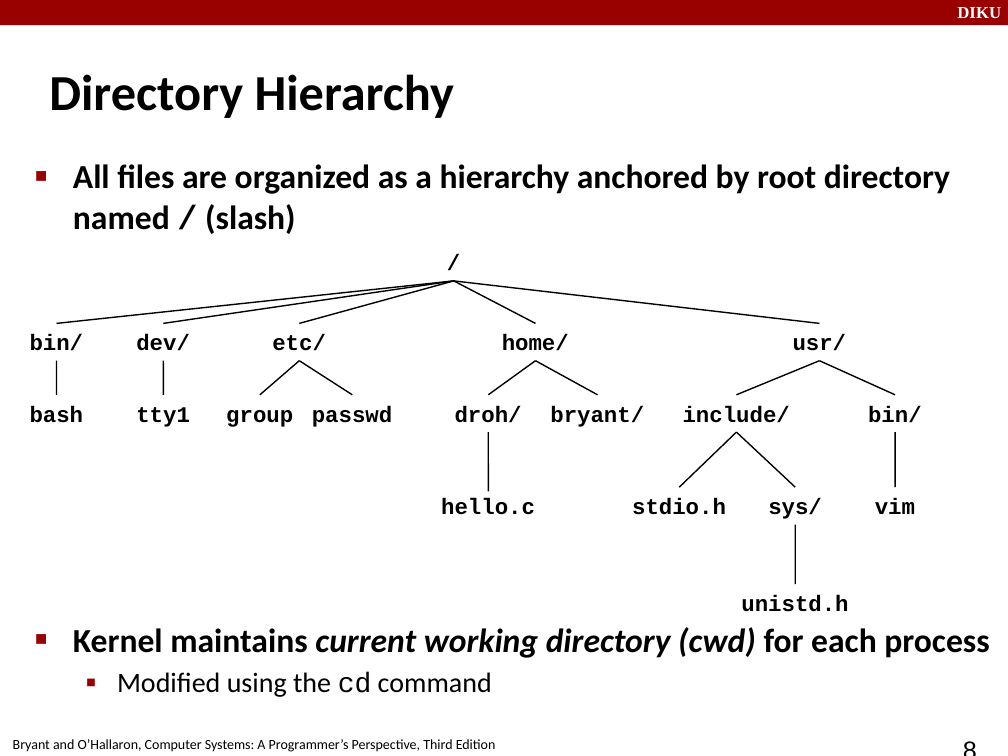
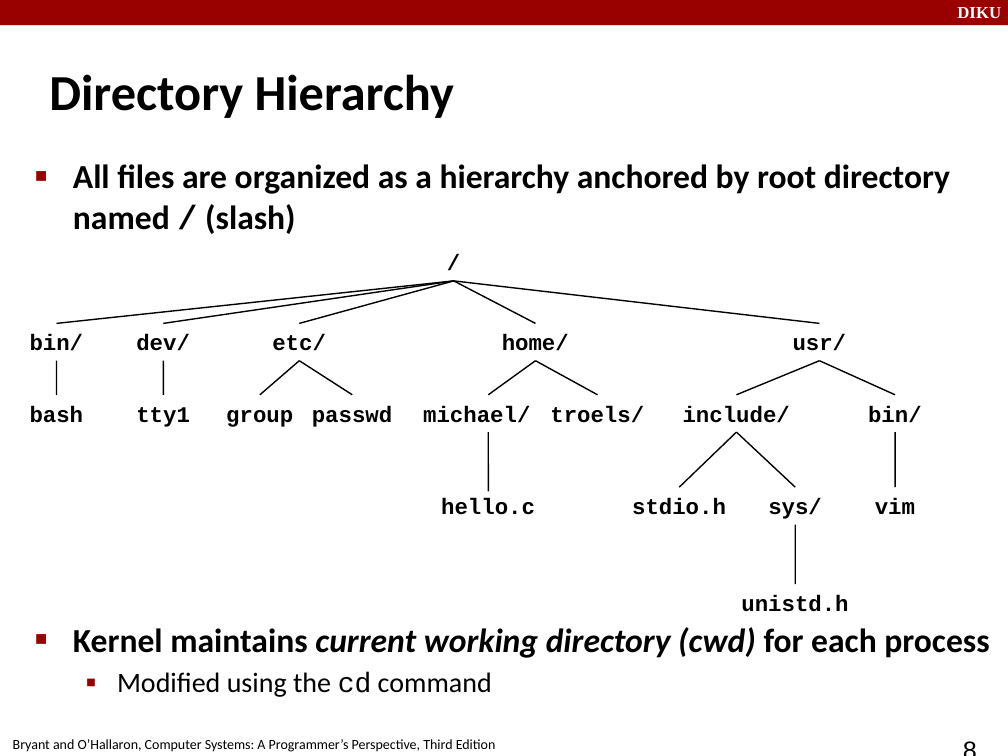
Before and after one commit to FnanB/compSys-e2018-pub, a slide deck: slide 8 of material/181121_system_io/181121.odp. Drawn at 1008x756 pixels with LibreOffice and Linux fonts; fonts in the diff are those of the drawing. Boxes give left, top, right and bottom in pixels: in the first picture for what was removed or moved away, otherwise in the second. Text is boxed around its words. In the diff, an @@ line names an element or a change of style, - is before the commit and + after.

```diff
--- a/material/181121_system_io/181121.odp
+++ b/material/181121_system_io/181121.odp
@@ text at (423, 405, 530, 423): text changed @@
-droh/
+michael/
@@ text at (550, 405, 644, 423): text changed @@
-bryant/
+troels/
```
Also in this commit, not shown: 2 other slides changed, 7 other files.
